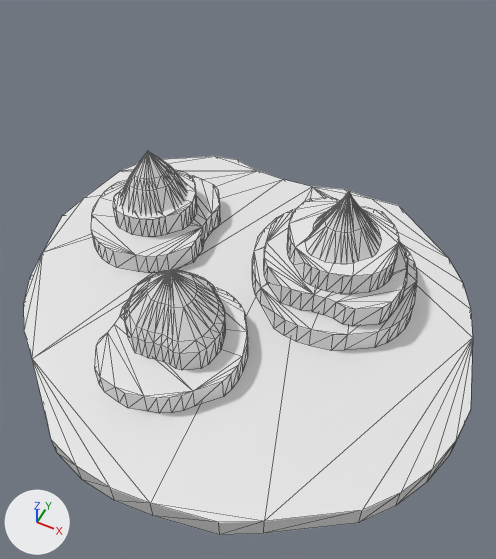
Before and after pictures for a commit that changed the FBX model Assets/Models/WorldFBXMap/SnowyIsland.fbx.
One viewpoint serves both versions: a 50 mm camera at (17.1, -34.0, 44.1) aimed at (2.8, -5.4, 8.4). Lighting does not change. The marker at lower left points along +X, +Y and +Z. The first picture is the older version. Mesh edges are drawn as thin lines. Where no turn or scale is listed for an object, it has been applied to the vertices.

The scene before the commit, as lines of its bpy script (objects in view):
```python
me_cylinder_010 = bpy.data.meshes.new('Cylinder.010')
me_cylinder_010.from_pydata(...)  # 803 vertices, 1266 faces; spans x -19.0..19.7, y -19.2..15.9, z -3.5..9.2
ob_snowyisland = bpy.data.objects.new('SnowyIsland', me_cylinder_010)
ob_snowyisland.location = (0.13, -0.85, 2.49)
```
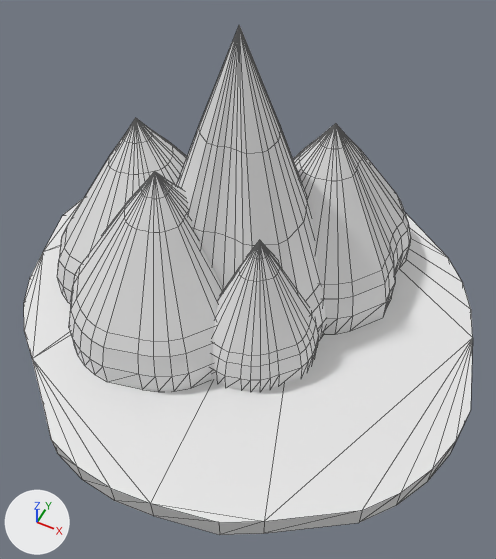
Changed parts and their boxes (x1, y1, x2, y2) in the pictures (496 x 559 px; the box of a moved part takes in the faces that stretch with it):
'SnowyIsland', reshaped, moved (33% taller): before (24, 151, 473, 535); after (24, 25, 473, 535)
part 1 of me_cylinder_010, moved or reshaped: before (24, 156, 473, 535); after (24, 198, 473, 535)
part 2 of me_cylinder_010, added: after (177, 25, 326, 341)
part 3 of me_cylinder_010, added: after (57, 118, 187, 303)
part 4 of me_cylinder_010, added: after (293, 123, 411, 334)
part 5 of me_cylinder_010, added: after (69, 171, 224, 391)
part 6 of me_cylinder_010, added: after (211, 240, 319, 391)
part 7 of me_cylinder_010, deleted: before (124, 270, 225, 369)
part 8 of me_cylinder_010, deleted: before (306, 190, 381, 264)
part 9 of me_cylinder_010, deleted: before (120, 151, 186, 214)
part 10 of me_cylinder_010, deleted: before (287, 197, 399, 294)
part 11 of me_cylinder_010, deleted: before (91, 169, 417, 413)

The change in detail:
me_cylinder_010 is used by ob_snowyisland; location (0.13, -0.85, 2.49).
me_cylinder_010 had 803 vertices, 1266 faces and spanned x -19.0..19.7, y -19.2..15.9, z -3.5..9.2.
me_cylinder_010 now has 1029 vertices, 1214 faces and spans x -18.3..20.3, y -18.8..16.4, z -5.2..20.1.
me_cylinder_010 part 1: the loose piece of 64 vertices spanning x -19.0..19.7, y -19.2..15.9, z -3.5..-1.5 is moved by (0.6, 0.5, -1.7).
me_cylinder_010 part 2: a new loose piece of 193 vertices spanning x -7.6..8.3, y -6.1..8.4, z -3.3..20.1.
me_cylinder_010 part 3: a new loose piece of 193 vertices spanning x -14.7..-0.2, y -7.4..8.6, z -3.3..11.2.
me_cylinder_010 part 4: a new loose piece of 193 vertices spanning x -2.7..11.8, y -1.7..14.3, z -3.3..11.2.
me_cylinder_010 part 5: a new loose piece of 193 vertices spanning x -11.3..3.2, y -11.9..4.1, z -3.3..11.2.
me_cylinder_010 part 6: a new loose piece of 193 vertices spanning x 0.0..8.6, y -8.4..1.0, z -3.4..8.1.
me_cylinder_010 part 7: the loose piece of 161 vertices spanning x -6.0..1.8, y -10.3..-3.1, z 0.3..6.8 is deleted.
me_cylinder_010 part 8: the loose piece of 97 vertices spanning x 4.1..9.6, y 0.8..6.8, z 4.4..9.2 is deleted.
me_cylinder_010 part 9: the loose piece of 97 vertices spanning x -13.0..-7.6, y 0.7..6.6, z 2.2..6.9 is deleted.
me_cylinder_010 part 10: the loose piece of 64 vertices spanning x 2.1..11.0, y -0.2..7.9, z 2.4..4.4 is deleted.
me_cylinder_010 part 11: 320 vertices removed from x -15.9..13.2, y -13.5..10.2, z -1.6..2.5.
Object 'SnowyIsland' (ob_snowyisland) moves from (0.13, -0.85, 2.49) to (-0.5, -1.32, 4.2).
